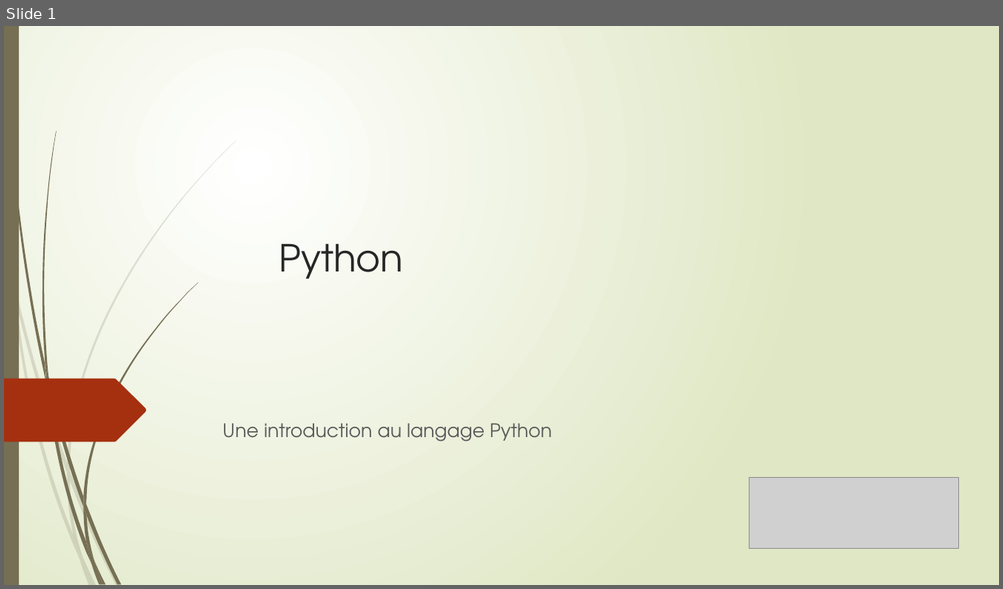
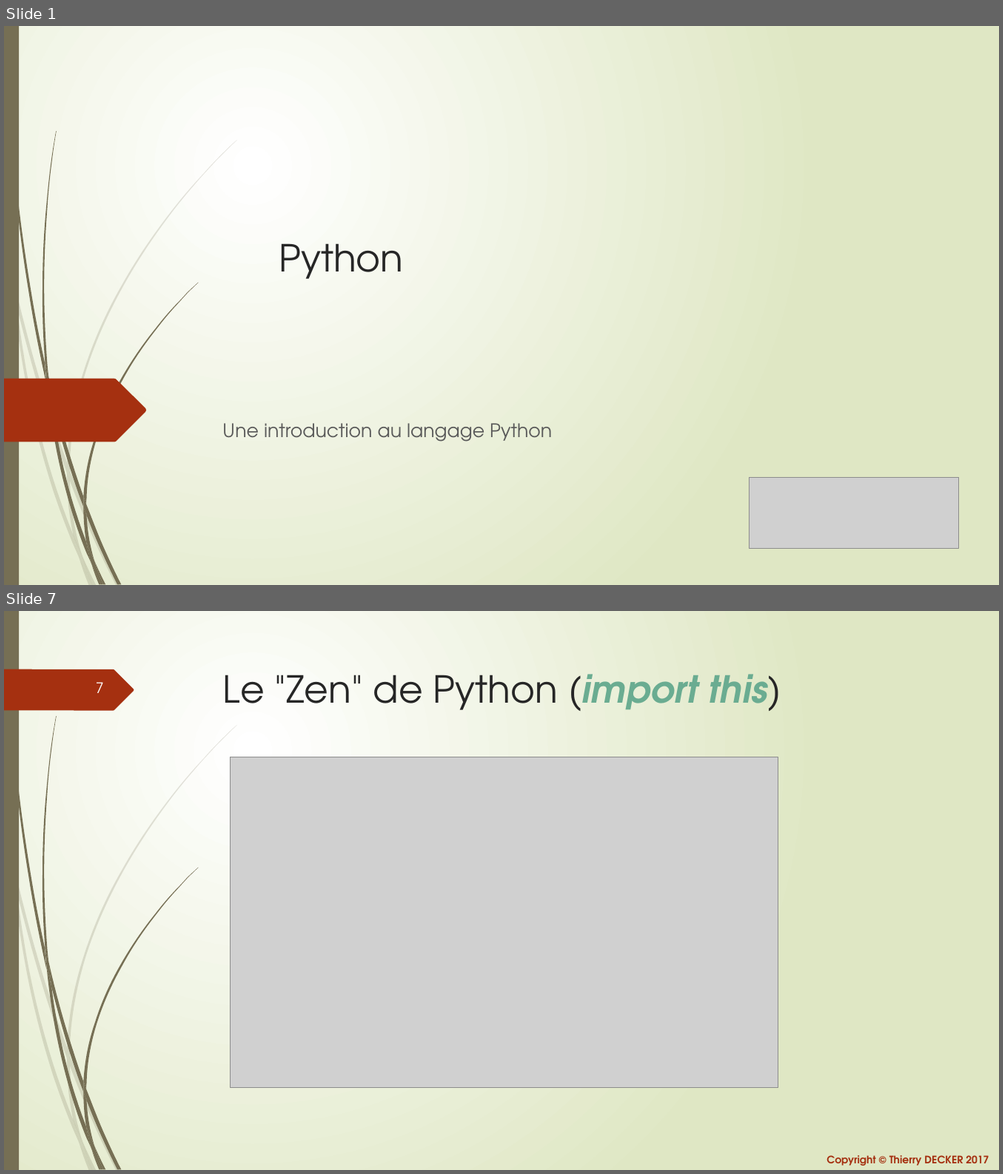
Before and after one commit to VikmanTheRacoon/learning-python, a slide deck: documentations/learning-python.pptx. Shown one above the other, each under a label of ours: slide 1 before the commit, slides 1 and 7 after it; the slides between them are not shown. The pictures are 1003x589 and 1003x1174 pixels, drawn with LibreOffice and Linux fonts; fonts in the diff are those of the drawing; grey boxes stand for pictures. Boxes give left, top, right and bottom in pixels: in the first picture for what was removed or moved away, otherwise in the second. Text is boxed around its words. In the diff, an @@ line names an element or a change of style, - is before the commit and + after.

```diff
--- a/documentations/learning-python.pptx
+++ b/documentations/learning-python.pptx
@@ slide 7 added at (x1=4, y1=611, x2=999, y2=1170), background gradient #FFFFFF to #DFE8C4; not listed: 23 template elements that a slide beside it also shows @@
@@ freeform shape added at (x1=4, y1=669, x2=134, y2=710), fill #A53010 @@
@@ title added at (x1=223, y1=674, x2=781, y2=711), 36 pt, text #262626 @@
+Le "Zen" de Python (import this)
@@ page number added at (x1=96, y1=682, x2=104, y2=693), 14 pt, text #FFFFFF @@
+7
@@ picture added at (x1=230, y1=758, x2=778, y2=1088) @@
@@ text added at (x1=826, y1=1156, x2=988, y2=1166), 10 pt, text #A53010, bold @@
+Copyright © Thierry DECKER 2017
```
Also in this commit, not shown: 5 slides changed, 7 other slides added, 1 other file.
